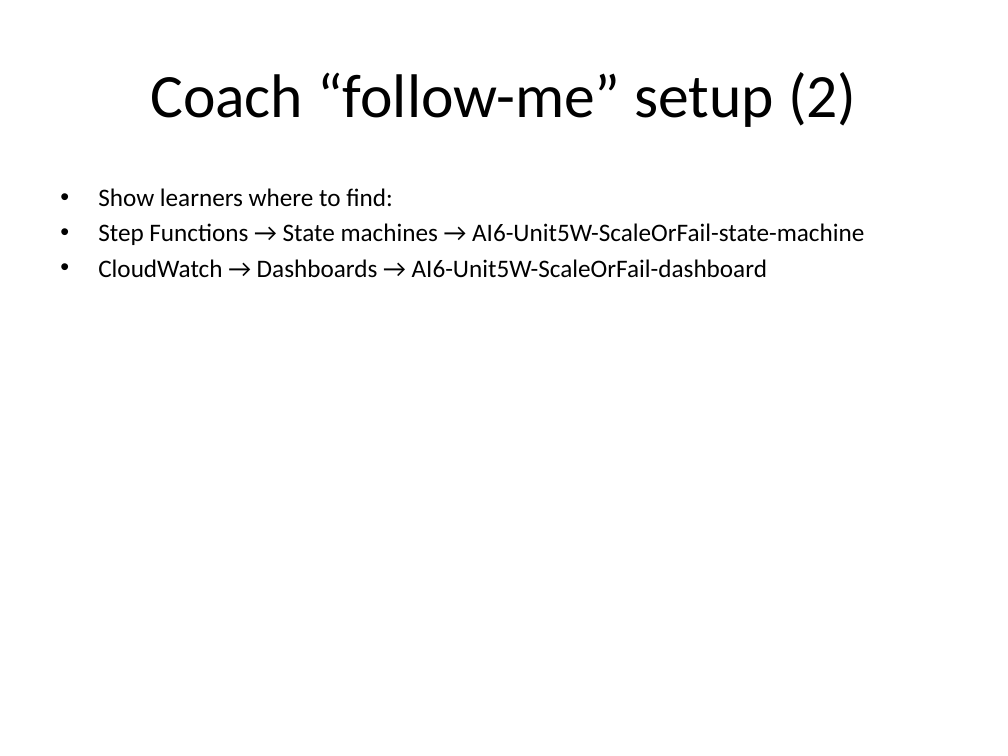
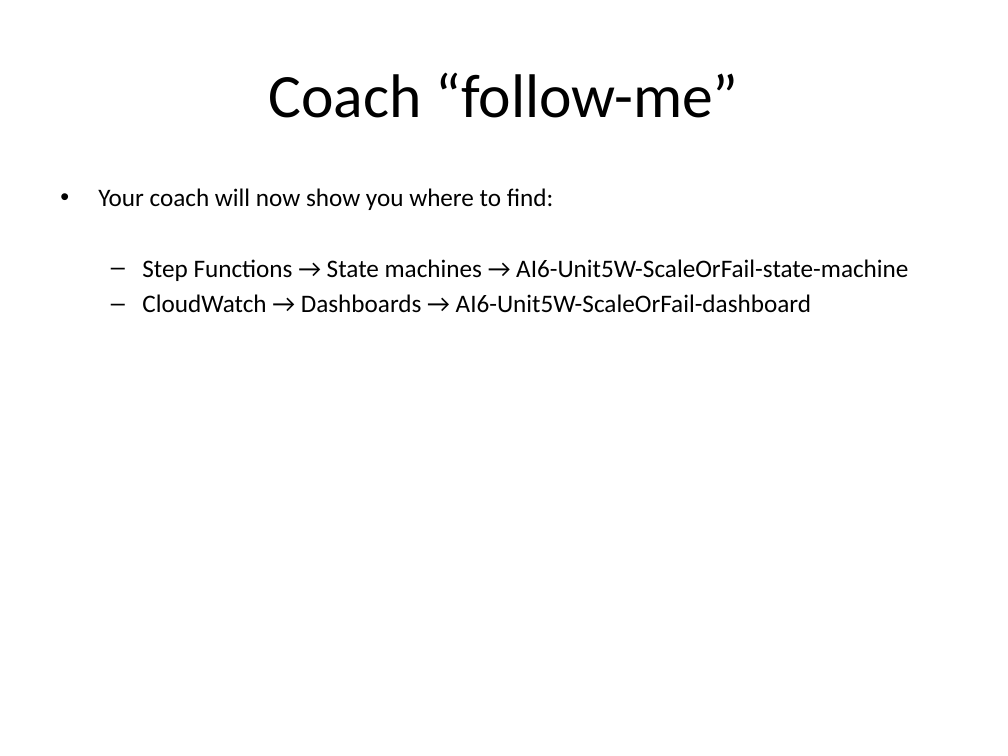
Before and after one commit to Corndel/AI6-5W, a slide deck: slide 11 of slides/morning_deck_scale_or_fail.pptx. Drawn at 1008x756 pixels with LibreOffice and Linux fonts; fonts in the diff are those of the drawing. Boxes give left, top, right and bottom in pixels: in the first picture for what was removed or moved away, otherwise in the second. Text is boxed around its words. In the diff, an @@ line names an element or a change of style, - is before the commit and + after.

```diff
--- a/slides/morning_deck_scale_or_fail.pptx
+++ b/slides/morning_deck_scale_or_fail.pptx
@@ title at bbox=[268, 72, 738, 118]: text changed @@
-Coach “follow-me” setup (2)
+Coach “follow-me”
@@ text at bbox=[98, 188, 553, 210]: text changed @@
-• Show learners where to find:
+• Your coach will now show you where to find:
@@ text at bbox=[142, 259, 908, 313]: bullet • to –; list level 1 to 2 in "Step Functions → State machines ..."; list level 1 to 2 in "CloudWatch → Dashboards → AI6-Unit5W-ScaleOrFail-dashboard" @@
```
Also in this commit, not shown: 15 other slides changed, 1 slide added, 1 other file.
